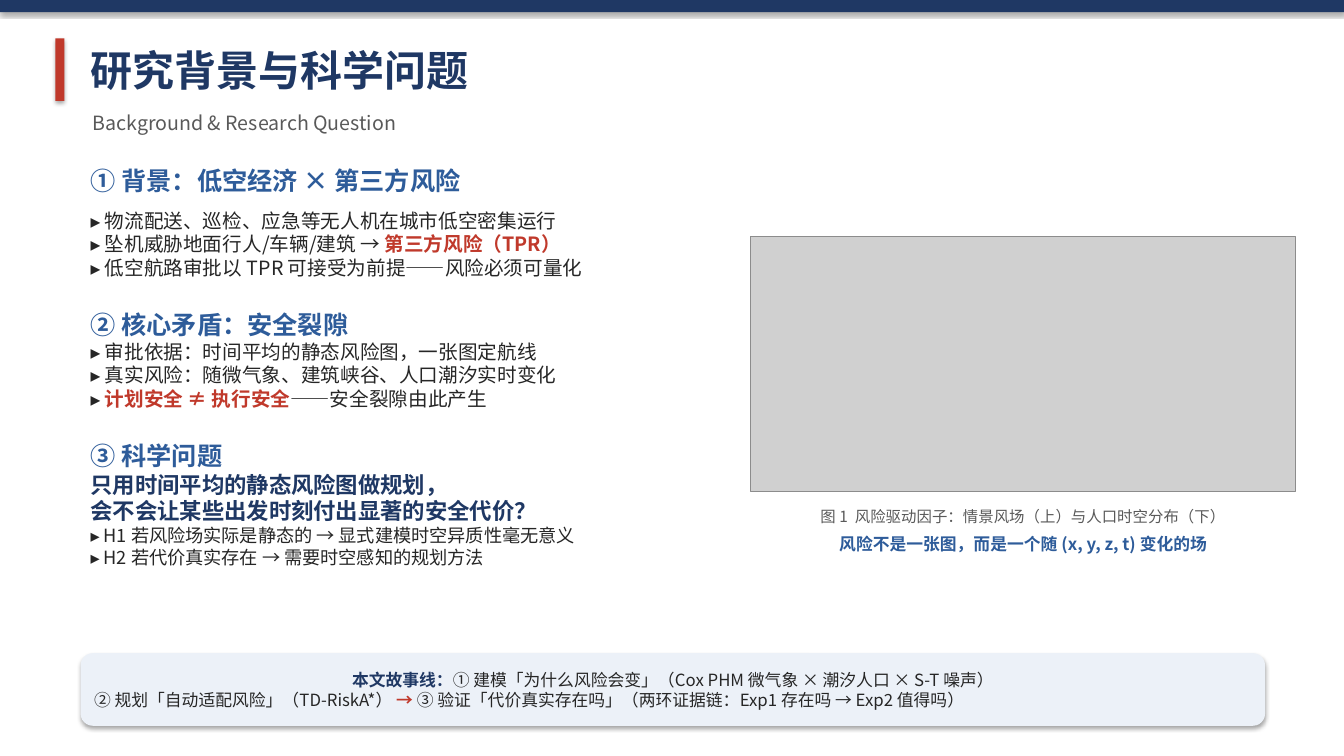
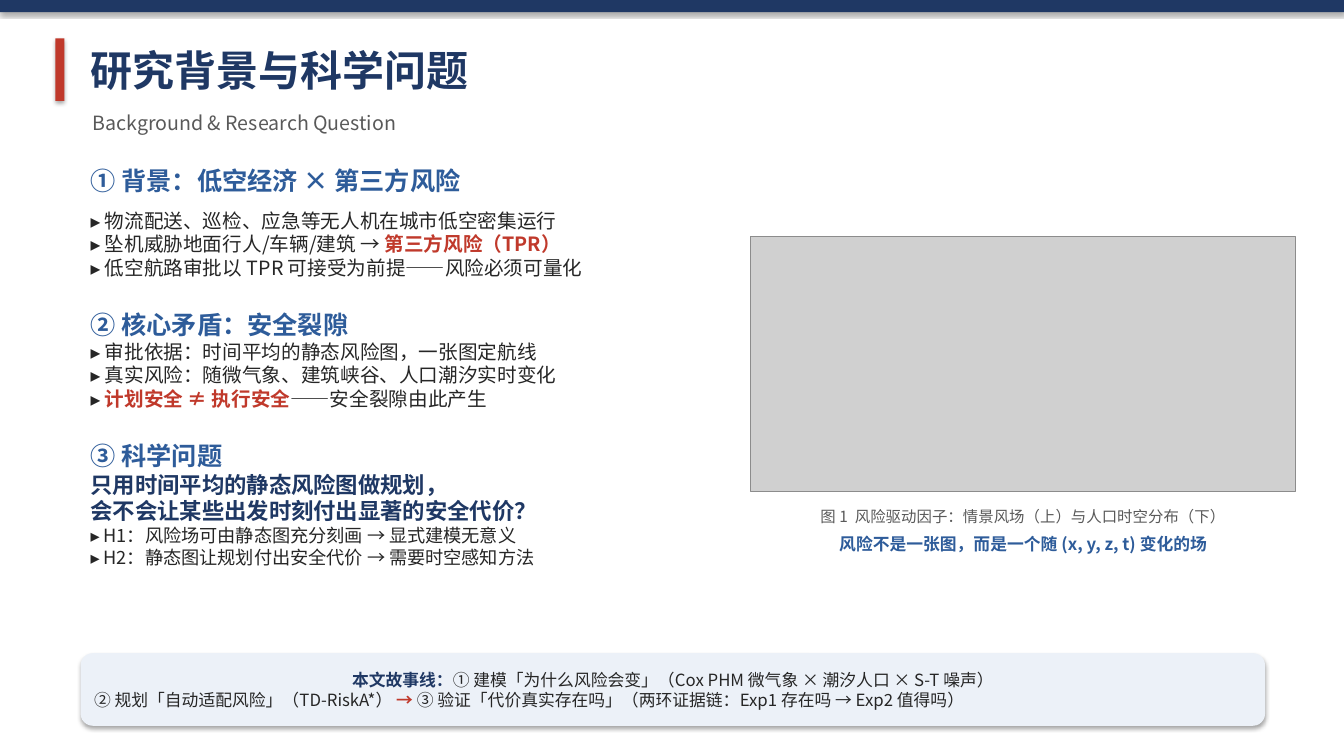
Before and after one commit to 909347194/Risk-Path, a slide deck: slide 2 of 学术汇报_时空异质性感知的低空无人机路径规划.pptx. Drawn at 1344x756 pixels with LibreOffice and Linux fonts; fonts in the diff are those of the drawing; grey boxes stand for pictures. Boxes give left, top, right and bottom in pixels: in the first picture for what was removed or moved away, otherwise in the second. Text is boxed around its words. In the diff, an @@ line names an element or a change of style, - is before the commit and + after.

Commit message:
ppt: 故事弧线终审——假设对立化 + 结论回扣升级 + 5 分钟主线路径
- H1/H2 改为互斥假设陈述（H1：静态图可充分刻画；H2：静态图让规划付出安全代价），
  防「H1/H2 不是对立假设」质疑
- 结论页与结果②同步：点破「代价比『某些时刻』更普遍——每次出发都吃亏」
  （科学问题问 ∃，实验证明 ∀，主动点破把叙事从『对上』变『精准闭环』）；
  三条结论标注 H1✗/H2✓ 完成证据链最终回扣
- 开场备注加 5 分钟主线路径（2→4→5→6→9→10；3/7/8 可跳留答辩），
  保证完整故事能在时限内讲完

```diff
--- a/学术汇报_时空异质性感知的低空无人机路径规划.pptx
+++ b/学术汇报_时空异质性感知的低空无人机路径规划.pptx
@@ text at <box>104,526,534,566</box>: text changed @@
-▸ H1 若风险场实际是静态的 → 显式建模时空异质性毫无意义
-▸ H2 若代价真实存在 → 需要时空感知的规划方法
+▸ H1：风险场可由静态图充分刻画 → 显式建模无意义
+▸ H2：静态图让规划付出安全代价 → 需要时空感知方法
```
Also in this commit, not shown: 1 other slide changed.
